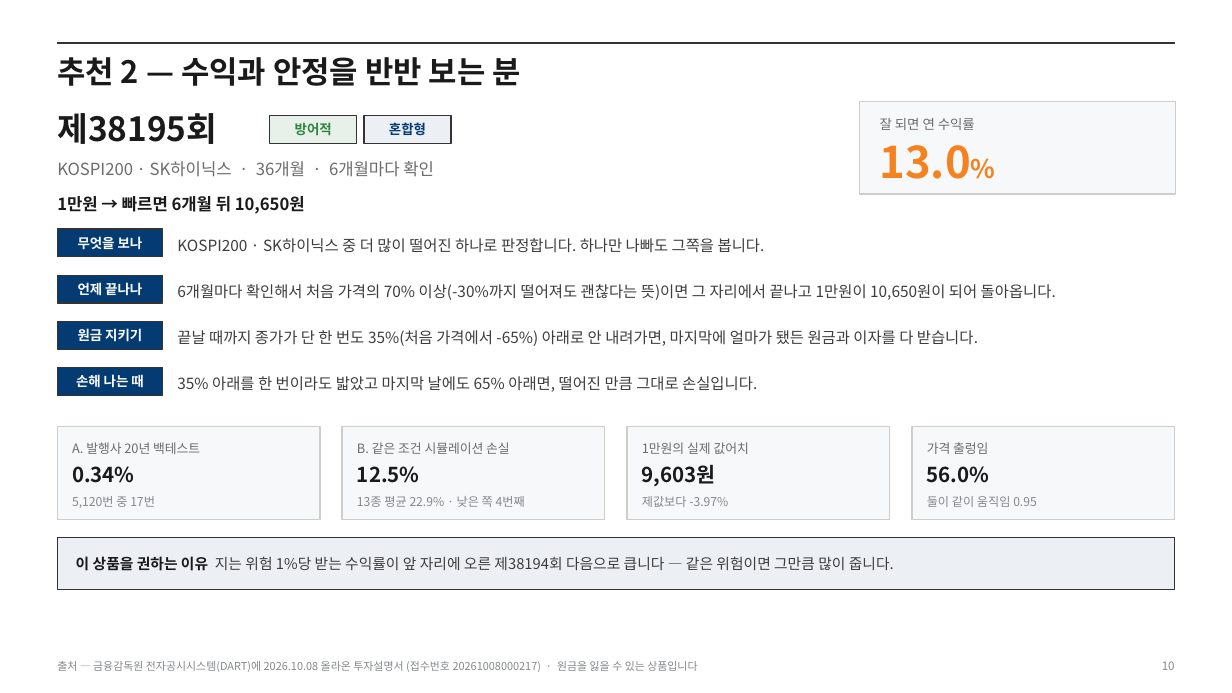
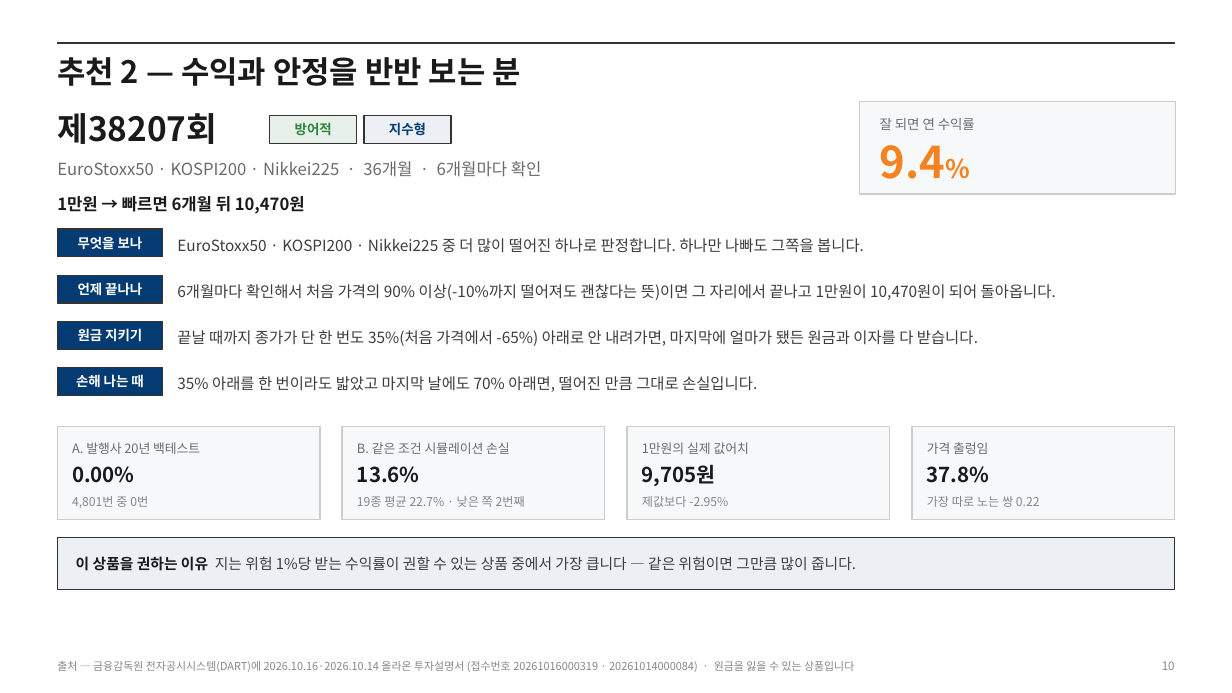
Before and after one commit to hanaroline/work_1, a slide deck: slide 10 of els-analysis-deck.pptx. Drawn at 1232x693 pixels with LibreOffice and Linux fonts; fonts in the diff are those of the drawing. Boxes give left, top, right and bottom in pixels: in the first picture for what was removed or moved away, otherwise in the second. Text is boxed around its words. In the diff, an @@ line names an element or a change of style, - is before the commit and + after.

```diff
--- a/els-analysis-deck.pptx
+++ b/els-analysis-deck.pptx
@@ text at box(57, 113, 217, 144): text changed @@
-제38195회
+제38207회
@@ text at box(389, 122, 426, 136): text changed @@
-혼합형
+지수형
@@ text at box(880, 145, 946, 179): text changed @@
-13.0%
+9.4%
@@ text at box(57, 161, 542, 177): text changed @@
-KOSPI200 · SK하이닉스 · 36개월 · 6개월마다 확인
+EuroStoxx50 · KOSPI200 · Nikkei225 · 36개월 · 6개월마다 확인
@@ text at box(57, 196, 305, 214): text changed @@
-1만원 → 빠르면 6개월 뒤 10,650원
+1만원 → 빠르면 6개월 뒤 10,470원
@@ text at box(177, 238, 864, 253): text changed @@
-KOSPI200 · SK하이닉스 중 더 많이 떨어진 하나로 판정합니다. 하나만 나빠도 그쪽을 봅니다.
+EuroStoxx50 · KOSPI200 · Nikkei225 중 더 많이 떨어진 하나로 판정합니다. 하나만 나빠도 그쪽을 봅니다.
@@ text at box(177, 284, 1056, 300): text changed @@
-6개월마다 확인해서 처음 가격의 70% 이상(-30%까지 떨어져도 괜찮다는 뜻)이면 그 자리에서 끝나고 1만원이 10,650원이 되어 돌아옵니다.
+6개월마다 확인해서 처음 가격의 90% 이상(-10%까지 떨어져도 괜찮다는 뜻)이면 그 자리에서 끝나고 1만원이 10,470원이 되어 돌아옵니다.
@@ text at box(177, 376, 757, 392): text changed @@
-35% 아래를 한 번이라도 밟았고 마지막 날에도 65% 아래면, 떨어진 만큼 그대로 손실입니다.
+35% 아래를 한 번이라도 밟았고 마지막 날에도 70% 아래면, 떨어진 만큼 그대로 손실입니다.
@@ text at box(72, 466, 135, 483): text changed @@
-0.34%
+0.00%
@@ text at box(357, 466, 420, 483): text changed @@
-12.5%
+13.6%
@@ text at box(642, 464, 716, 486): text changed @@
-9,603원
+9,705원
@@ text at box(927, 466, 990, 483): text changed @@
-56.0%
+37.8%
@@ text at box(72, 496, 148, 508): text changed @@
-5,120번 중 17번
+4,801번 중 0번
@@ text at box(357, 496, 525, 507): text changed @@
-13종 평균 22.9% · 낮은 쪽 4번째
+19종 평균 22.7% · 낮은 쪽 2번째
@@ text at box(642, 496, 728, 507): text changed @@
-제값보다 -3.97%
+제값보다 -2.95%
@@ text at box(927, 496, 1040, 507): text changed @@
-둘이 같이 움직임 0.95
+가장 따로 노는 쌍 0.22
@@ text at box(76, 556, 856, 571): text changed @@
-이 상품을 권하는 이유 지는 위험 1%당 받는 수익률이 앞 자리에 오른 제38194회 다음으로 큽니다 — 같은 위험이면 그만큼 많이 줍니다.
+이 상품을 권하는 이유 지는 위험 1%당 받는 수익률이 권할 수 있는 상품 중에서 가장 큽니다 — 같은 위험이면 그만큼 많이 줍니다.
@@ text at box(57, 661, 854, 672): text changed @@
-출처 — 금융감독원 전자공시시스템(DART)에 2026.10.08 올라온 투자설명서 (접수번호 20261008000217) · 원금을 잃을 수 있는 상품입니다
+출처 — 금융감독원 전자공시시스템(DART)에 2026.10.16·2026.10.14 올라온 투자설명서 (접수번호 20261016000319 · 20261014000084) · 원금을 잃을 수 있는 상품입니다
```
Also in this commit, not shown: 15 other slides changed, 18 other files.
